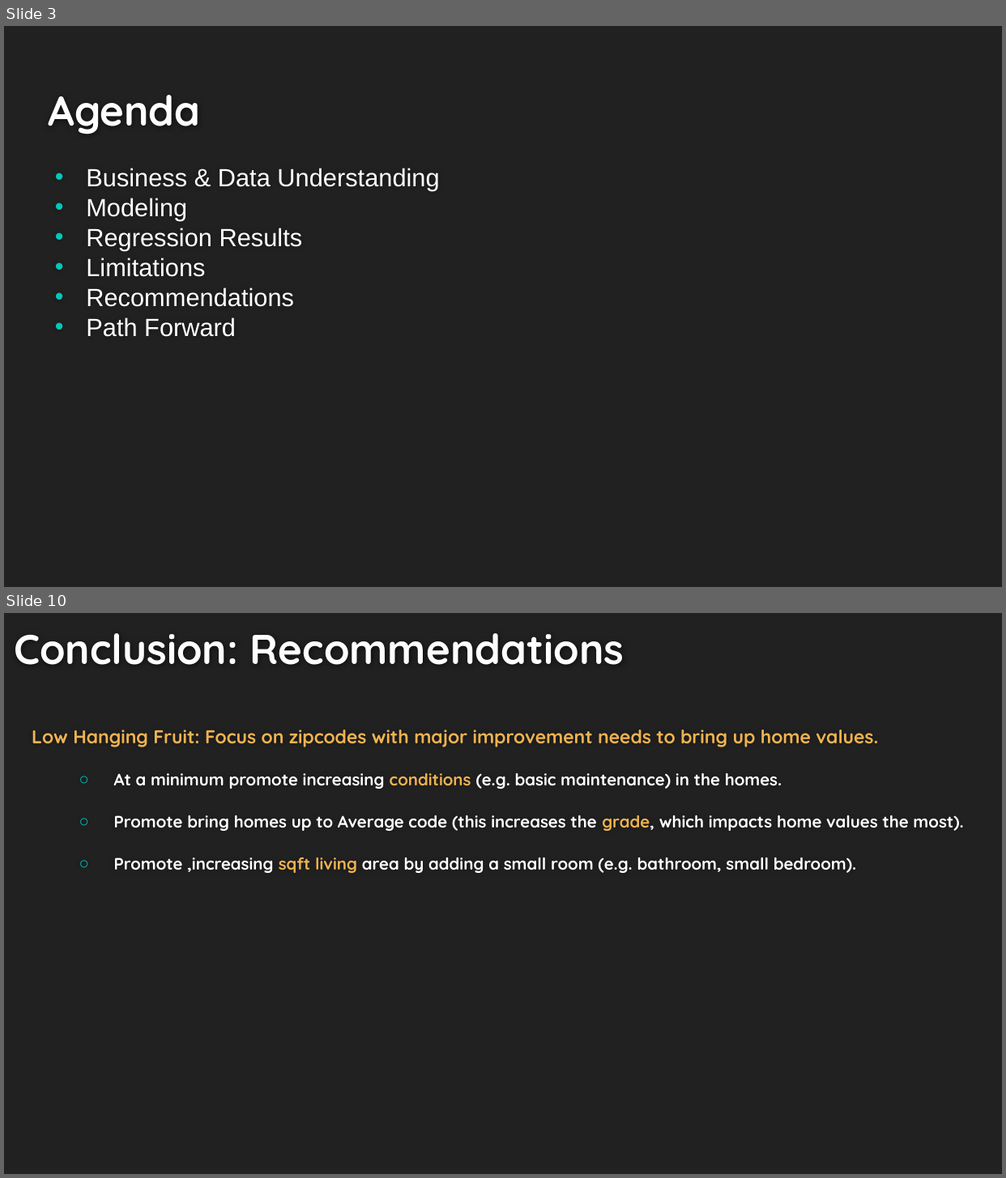
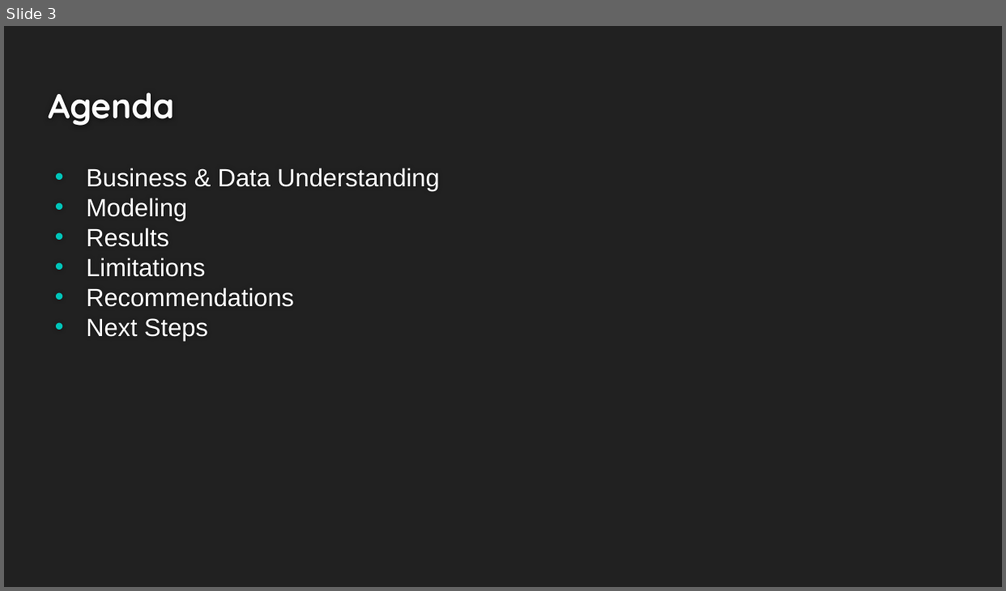
Before and after one commit to Dmvinedata/Paris_Housing_P3, a slide deck: Phase3_Project_Presentation_DJackson.pptx. Shown one above the other, each under a label of ours: slides 3 and 10 before the commit, slide 3 after it; the slides between them are not shown. The pictures are 1006x1178 and 1006x591 pixels, drawn with LibreOffice and Linux fonts; fonts in the diff are those of the drawing. Boxes give left, top, right and bottom in pixels: in the first picture for what was removed or moved away, otherwise in the second. Text is boxed around its words. In the diff, an @@ line names an element or a change of style, - is before the commit and + after.

```diff
--- a/Phase3_Project_Presentation_DJackson.pptx
+++ b/Phase3_Project_Presentation_DJackson.pptx
@@ slide 10 removed at [4,613,1002,1174], background #212121 @@
@@ title removed at [14,633,624,665] @@
-Conclusion: Recommendations
@@ text removed at [32,730,963,873] @@
-Low Hanging Fruit: Focus on zipcodes with major improvement needs to bring up home values.
-  ○ At a minimum promote increasing conditions (e.g. basic maintenance) in the homes.
-  ○ Promote bring homes up to Average code (this increases the grade, which impacts home values the most).
-  ○ Promote ,increasing sqft living area by adding a small room (e.g. bathroom, small bedroom).
@@ slide 3 changed as well @@
@@ title "Agenda" at [48,92,174,126]: size 30 to 24.9 pt @@
@@ text at [86,228,169,247]: text changed @@
-• Regression Results
+• Results
@@ text at [86,318,208,340]: text changed @@
-• Path Forward
+• Next Steps
```
Also in this commit, not shown: 5 other slides changed, 6 slides added, 5 other slides removed, 5 other files.
